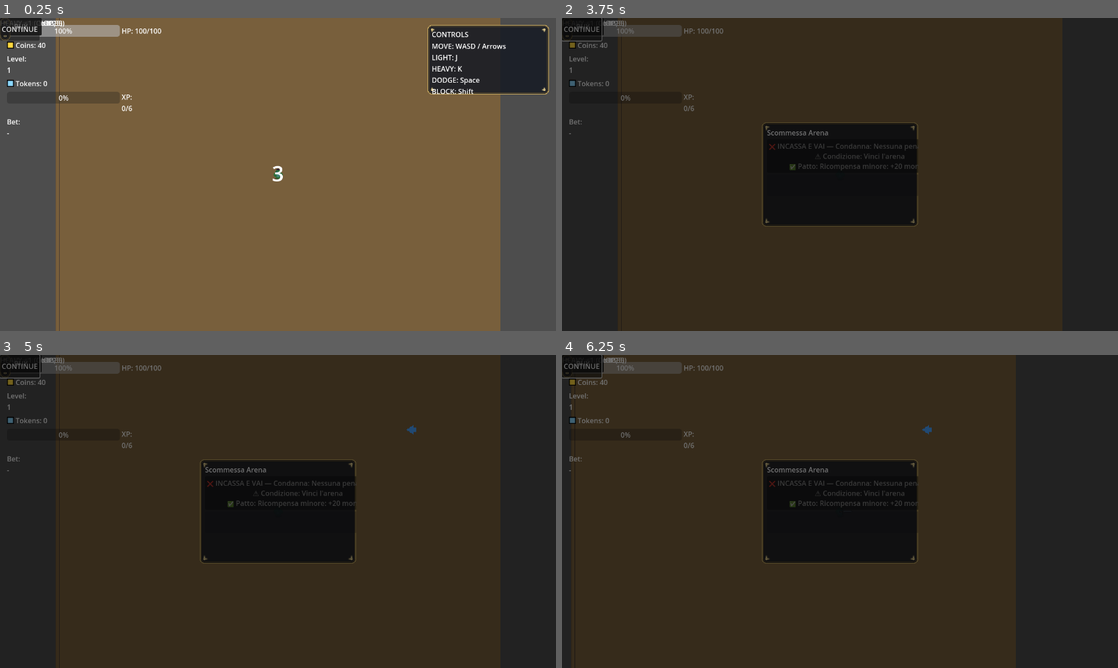
Above: before the commit, frames 1-4 (two rows, left to right).
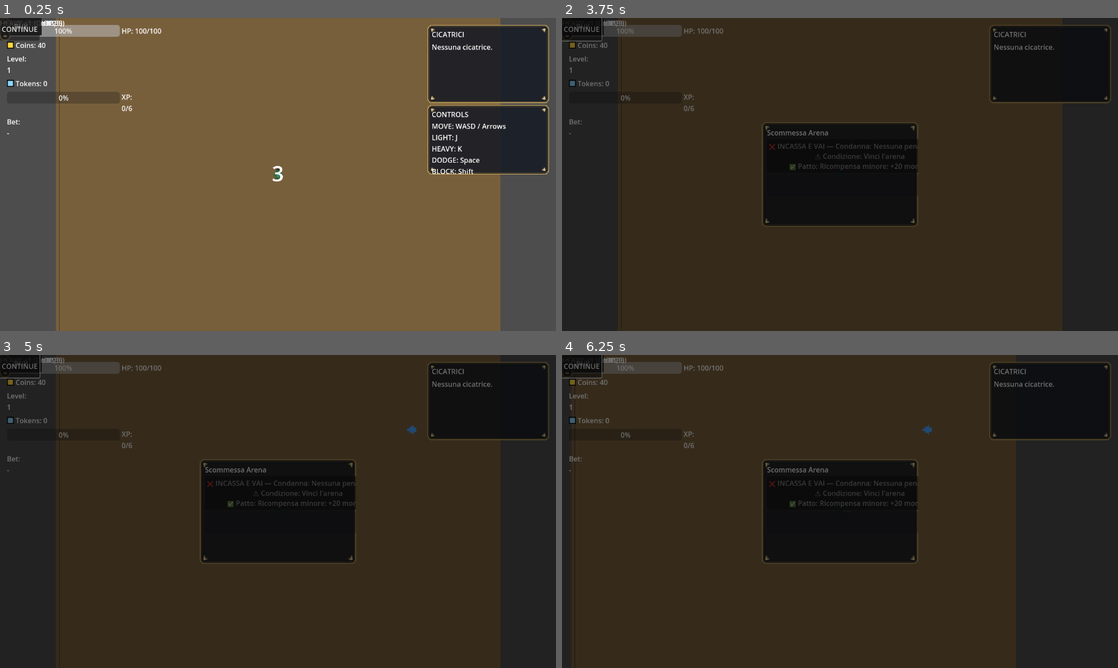
Above: after the commit, the same moments.

Repository: Faratas410/Gallicus-2.0
Game: Godot game, scene res://scenes/Main.tscn
The game is run twice, just before and just after one commit, with the same random seed, the same clock (stepped at 60 frames per second) and the same inputs.
Inputs (mouse positions are in pixels of both pictures, inside the frame that each line leads up to):
- Up to frame 1 (0.25 s): no input
- Up to frame 2 (3.75 s): click "CONTINUE" at 0.5 s; click "CONTINUE" at 1.25 s; click "BUY" at 2 s; click "BUY" at 2.75 s; click "❌ INCASSA E VAI — Condanna: N…" at 3.5 s
- Up to frame 3 (5 s): click "❌ SANGUE INTEGRO — Condanna: …" at 4.25 s
- Up to frame 4 (6.25 s): click "BUY" at 5 s; tap Enter at 5.75 s; move the mouse to (962, 495) at 5.77 s; hold D (move_right) from 5.78 s (still down); tap Space (dodge) at 5.85 s; click (962, 495) at 5.92 s

The runs differ from the first frame. In frame 1, 6.0% of the frame differs, in the area x 76-99%, y 4-50%; in frame 2, 3.2%; in frame 3, 3.2%; in frame 4, 1.3%.

Commit message:
Add persistent scars for bet consequences

Diff:
--- a/scenes/UI.tscn
+++ b/scenes/UI.tscn
@@ -533,20 +533,43 @@
 one_shot = false
 autostart = false
 
-[node name="ControlsHintPanel" type="Panel" parent="HUD/SafeMargin/TopRow/RightColumn"]
-visible = true
-mouse_filter = 2
-clip_contents = true
-custom_minimum_size = Vector2(280, 160)
-theme_override_styles/panel = SubResource("StyleBoxTexture_1")
-
-[node name="ControlsVBox" type="VBoxContainer" parent="HUD/SafeMargin/TopRow/RightColumn/ControlsHintPanel"]
+[node name="ScarsPanel" type="Panel" parent="HUD/SafeMargin/TopRow/RightColumn"]
+mouse_filter = 2
+clip_contents = true
+custom_minimum_size = Vector2(280, 180)
+theme_override_styles/panel = SubResource("StyleBoxTexture_1")
+
+[node name="ScarsVBox" type="VBoxContainer" parent="HUD/SafeMargin/TopRow/RightColumn/ScarsPanel"]
 anchor_right = 1.0
 anchor_bottom = 1.0
 offset_left = 10.0
 offset_top = 10.0
 offset_right = -10.0
 offset_bottom = -10.0
+theme_override_constants/separation = 6
+
+[node name="ScarsTitle" type="Label" parent="HUD/SafeMargin/TopRow/RightColumn/ScarsPanel/ScarsVBox"]
+autowrap_mode = 2
+text = "CICATRICI"
+
+[node name="ScarsLabel" type="Label" parent="HUD/SafeMargin/TopRow/RightColumn/ScarsPanel/ScarsVBox"]
+autowrap_mode = 2
+text = "Nessuna cicatrice."
+
+[node name="ControlsHintPanel" type="Panel" parent="HUD/SafeMargin/TopRow/RightColumn"]
+visible = true
+mouse_filter = 2
+clip_contents = true
+custom_minimum_size = Vector2(280, 160)
+theme_override_styles/panel = SubResource("StyleBoxTexture_1")
+
+[node name="ControlsVBox" type="VBoxContainer" parent="HUD/SafeMargin/TopRow/RightColumn/ControlsHintPanel"]
+anchor_right = 1.0
+anchor_bottom = 1.0
+offset_left = 10.0
+offset_top = 10.0
+offset_right = -10.0
+offset_bottom = -10.0
 
 [node name="ControlsTitle" type="Label" parent="HUD/SafeMargin/TopRow/RightColumn/ControlsHintPanel/ControlsVBox"]
 autowrap_mode = 2
--- a/scripts/Player.gd
+++ b/scripts/Player.gd
@@ -37,6 +37,9 @@
 var _base_light_damage: int = 0
 var _base_heavy_damage: int = 0
 var _damage_invuln: float = 0.0
+var _heal_multiplier: float = 1.0
+var _dodge_cooldown_multiplier: float = 1.0
+var _dodge_speed_multiplier: float = 1.0
 var input_locked: bool = false
 @onready var sword_sprite: Sprite2D = get_node_or_null("SwordSprite") as Sprite2D
 
@@ -69,8 +72,10 @@
 	_is_blocking = Input.is_action_pressed("block")
 
 	if Input.is_action_just_pressed("dodge") and _dodge_timer <= 0.0:
-		velocity += input_vector.normalized() * dodge_speed
-		_dodge_timer = dodge_cooldown
+		var dodge_speed_value: float = maxf(dodge_speed * _dodge_speed_multiplier, 0.0)
+		var dodge_cooldown_value: float = maxf(dodge_cooldown * _dodge_cooldown_multiplier, 0.05)
+		velocity += input_vector.normalized() * dodge_speed_value
+		_dodge_timer = dodge_cooldown_value
 
 	if Input.is_action_just_pressed("attack_light"):
 		_try_attack(light_damage, light_range, light_cooldown, light_cone_angle_deg)
@@ -250,13 +255,21 @@
 		_current_health = clampi(previous_current, 0, max_health)
 	_emit_health()
 
+func apply_scar_modifiers(heal_multiplier: float, dodge_cooldown_multiplier: float, dodge_speed_multiplier: float) -> void:
+	_heal_multiplier = maxf(heal_multiplier, 0.0)
+	_dodge_cooldown_multiplier = maxf(dodge_cooldown_multiplier, 0.1)
+	_dodge_speed_multiplier = maxf(dodge_speed_multiplier, 0.1)
+
 func get_damage_values() -> Array[int]:
 	return [light_damage, heavy_damage]
 
 func heal(amount: int) -> void:
 	if amount <= 0:
 		return
-	_current_health = clampi(_current_health + amount, 0, max_health)
+	var scaled: int = int(round(float(amount) * _heal_multiplier))
+	if scaled <= 0:
+		return
+	_current_health = clampi(_current_health + scaled, 0, max_health)
 	_emit_health()
 
 func apply_speed_boost(mult: float, seconds: float) -> void:
--- a/scripts/systems/game_events.gd
+++ b/scripts/systems/game_events.gd
@@ -25,6 +25,7 @@
 signal gameplay_enabled_changed(enabled: bool)
 signal modal_opened(kind: String)
 signal modal_closed(kind: String)
+signal scars_updated(scars: Array)
 
 # --- Progression / Difficulty ---
 signal difficulty_tier_changed(tier: int, multiplier: float)
--- a/scripts/systems/run_manager.gd
+++ b/scripts/systems/run_manager.gd
@@ -39,6 +39,8 @@
 const BET_COWARD: String = "COWARD"
 const BET_PURE_BLOOD: String = "PURE_BLOOD"
 const BET_DOUBLE_OR_DIE: String = "DOUBLE_OR_DIE"
+const SCAR_OPEN_WOUND: String = "OPEN_WOUND"
+const SCAR_CRACKED_BONES: String = "CRACKED_BONES"
 
 enum RunPhase { PREP, LIVE, GAME_OVER }
 
@@ -76,6 +78,10 @@
 var _modal_lock_count: int = 0
 var _bet_chain_level: int = 1
 var _current_bet_id: String = ""
+var _scars: Array[Dictionary] = []
+var _scar_heal_multiplier: float = 1.0
+var _scar_dodge_cooldown_multiplier: float = 1.0
+var _scar_dodge_speed_multiplier: float = 1.0
 
 func _ready() -> void:
 	print("RunManager ready")
@@ -164,6 +170,7 @@
 	_waiting_for_push_luck = false
 	_show_shop_next_bet = false
 	_reset_bet_chain()
+	_reset_scars()
 	set_phase(RunPhase.PREP)
 
 	_ensure_arena_and_player()
@@ -422,6 +429,7 @@
 		_open_bet_ui(true)
 		return
 	_bet_chain_level = maxi(_bet_chain_level + 1, 1)
+	_try_apply_cracked_bones_scar(bet_id, _bet_chain_level)
 	if _bet_manager and _bet_manager.has_method("set_chain_bet"):
 		_bet_manager.call("set_chain_bet", bet_id)
 	set_phase(RunPhase.LIVE)
@@ -736,6 +744,7 @@
 		penalty = mini(penalty, maxi(max_health - 1, 0))
 	run["bet_hp_penalty"] = current_penalty - penalty
 	_apply_run_upgrades_to_player()
+	_try_apply_open_wound_scar(chain_level)
 
 func _apply_bet_result(result: Dictionary) -> void:
 	if result.is_empty():
@@ -1064,6 +1073,88 @@
 	run["upgrade_tokens"] = starting_tokens
 	_recompute_difficulty_tier(true)
 
+func _reset_scars() -> void:
+	_scars = []
+	_scar_heal_multiplier = 1.0
+	_scar_dodge_cooldown_multiplier = 1.0
+	_scar_dodge_speed_multiplier = 1.0
+	_emit_scars_updated()
+
+func _emit_scars_updated() -> void:
+	var scars_copy: Array = _scars.duplicate(true)
+	GameEvents.scars_updated.emit(scars_copy)
+
+func _has_scar(scar_id: String) -> bool:
+	for scar: Dictionary in _scars:
+		if str(scar.get("id", "")) == scar_id:
+			return true
+	return false
+
+func _add_scar(scar: Dictionary) -> void:
+	var scar_id: String = str(scar.get("id", ""))
+	if scar_id == "":
+		return
+	if _has_scar(scar_id):
+		return
+	_scars.append(scar)
+	_recompute_scar_modifiers()
+	_emit_scars_updated()
+
+func _recompute_scar_modifiers() -> void:
+	var heal_multiplier: float = 1.0
+	var dodge_cooldown_multiplier: float = 1.0
+	var dodge_speed_multiplier: float = 1.0
+	for scar: Dictionary in _scars:
+		var scar_id: String = str(scar.get("id", ""))
+		match scar_id:
+			SCAR_OPEN_WOUND:
+				heal_multiplier = minf(heal_multiplier, 0.6)
+			SCAR_CRACKED_BONES:
+				dodge_cooldown_multiplier = maxf(dodge_cooldown_multiplier, 1.4)
+				dodge_speed_multiplier = minf(dodge_speed_multiplier, 0.85)
+			_:
+				pass
+	_scar_heal_multiplier = heal_multiplier
+	_scar_dodge_cooldown_multiplier = dodge_cooldown_multiplier
+	_scar_dodge_speed_multiplier = dodge_speed_multiplier
+	_apply_scar_modifiers_to_player()
+
+func _get_bet_display_name(bet_id: String) -> String:
+	var bet_data: Dictionary = _get_bet_data(bet_id)
+	if bet_data.is_empty():
+		return bet_id
+	return str(bet_data.get("name", bet_id))
+
+func _try_apply_open_wound_scar(chain_level: int) -> void:
+	if _has_scar(SCAR_OPEN_WOUND):
+		return
+	var bet_name: String = _get_bet_display_name(BET_PURE_BLOOD)
+	var origin_text: String = "Condanna: %s (catena %d)" % [bet_name, chain_level]
+	var scar: Dictionary = {
+		"id": SCAR_OPEN_WOUND,
+		"name": "FERITA APERTA",
+		"origin": origin_text,
+		"effect": "HP massimo ridotto e cure meno efficaci.",
+		"story": "Il sangue non si è mai fermato.",
+	}
+	_add_scar(scar)
+
+func _try_apply_cracked_bones_scar(bet_id: String, chain_level: int) -> void:
+	if chain_level < 2:
+		return
+	if _has_scar(SCAR_CRACKED_BONES):
+		return
+	var bet_name: String = _get_bet_display_name(bet_id)
+	var origin_text: String = "Push Your Luck: %s (x%d)" % [bet_name, chain_level]
+	var scar: Dictionary = {
+		"id": SCAR_CRACKED_BONES,
+		"name": "OSSA INCRINATE",
+		"origin": origin_text,
+		"effect": "Schivata meno efficace e recupero più lento.",
+		"story": "Ogni passo fa male.",
+	}
+	_add_scar(scar)
+
 func _apply_run_upgrades_to_player() -> void:
 	if _player == null:
 		_player = _resolve_player()
@@ -1077,6 +1168,18 @@
 			int(upgrades.get("hp_bonus", 0)) + bet_hp_penalty,
 			int(upgrades.get("light_bonus", 0)),
 			int(upgrades.get("heavy_bonus", 0))
+		)
+	_apply_scar_modifiers_to_player()
+
+func _apply_scar_modifiers_to_player() -> void:
+	if _player == null:
+		return
+	if _player.has_method("apply_scar_modifiers"):
+		_player.call(
+			"apply_scar_modifiers",
+			_scar_heal_multiplier,
+			_scar_dodge_cooldown_multiplier,
+			_scar_dodge_speed_multiplier
 		)
 
 func _get_spawn_position() -> Vector2:
--- a/scripts/ui/ui_root.gd
+++ b/scripts/ui/ui_root.gd
@@ -56,6 +56,8 @@
 @onready var next_bet_button: Button = get_node_or_null("Modals/GameOverPanel/GameOverVBox/NextBetButton") as Button
 @onready var quit_button: Button = get_node_or_null("Modals/GameOverPanel/GameOverVBox/QuitButton") as Button
 @onready var controls_hint_panel: Panel = get_node_or_null("HUD/SafeMargin/TopRow/RightColumn/ControlsHintPanel") as Panel
+@onready var scars_panel: Panel = get_node_or_null("HUD/SafeMargin/TopRow/RightColumn/ScarsPanel") as Panel
+@onready var scars_label: Label = get_node_or_null("HUD/SafeMargin/TopRow/RightColumn/ScarsPanel/ScarsVBox/ScarsLabel") as Label
 @onready var countdown_label: Label = get_node_or_null("Modals/CountdownLabel") as Label
 @onready var fast_countdown_label: Label = get_node_or_null("Modals/FastCountdownLabel") as Label
 @onready var fast_blink_timer: Timer = get_node_or_null("Modals/FastBlinkTimer") as Timer
@@ -163,8 +165,12 @@
 	var tokens_changed_callable: Callable = Callable(self, "_on_tokens_changed")
 	if not GameEvents.tokens_changed.is_connected(tokens_changed_callable):
 		GameEvents.tokens_changed.connect(tokens_changed_callable)
+	var scars_updated_callable: Callable = Callable(self, "_on_scars_updated")
+	if GameEvents.has_signal("scars_updated") and not GameEvents.scars_updated.is_connected(scars_updated_callable):
+		GameEvents.scars_updated.connect(scars_updated_callable)
 	_ensure_token_icons()
 	_refresh_progression_ui()
+	_refresh_scars_ui([])
 
 	_wire_buy_token_button()
 	_refresh_buy_token_ui()
@@ -719,6 +725,36 @@
 func _on_bet_ui_closed() -> void:
 	if bet_panel != null:
 		bet_panel.visible = false
+
+func _on_scars_updated(scars: Array) -> void:
+	_refresh_scars_ui(scars)
+
+func _refresh_scars_ui(scars: Array) -> void:
+	if scars_label == null:
+		return
+	if scars_panel != null:
+		scars_panel.visible = true
+	if scars.is_empty():
+		scars_label.text = "Nessuna cicatrice."
+		return
+	var lines: Array[String] = []
+	for scar_value: Dictionary in scars:
+		var scar: Dictionary = scar_value as Dictionary
+		var name: String = str(scar.get("name", "Cicatrice"))
+		var story: String = str(scar.get("story", ""))
+		var origin: String = str(scar.get("origin", ""))
+		var effect: String = str(scar.get("effect", ""))
+		lines.append("• %s" % name)
+		if story != "":
+			lines.append("  %s" % story)
+		if origin != "":
+			lines.append("  Origine: %s" % origin)
+		if effect != "":
+			lines.append("  Effetto: %s" % effect)
+		lines.append("")
+	if lines.size() > 0 and lines[lines.size() - 1] == "":
+		lines.remove_at(lines.size() - 1)
+	scars_label.text = "\n".join(lines)
 	# If FAST was selected, keep the FAST countdown state for the round.
 	# The label is driven by countdown_requested during the round.
 	if not _fast_countdown_active:
